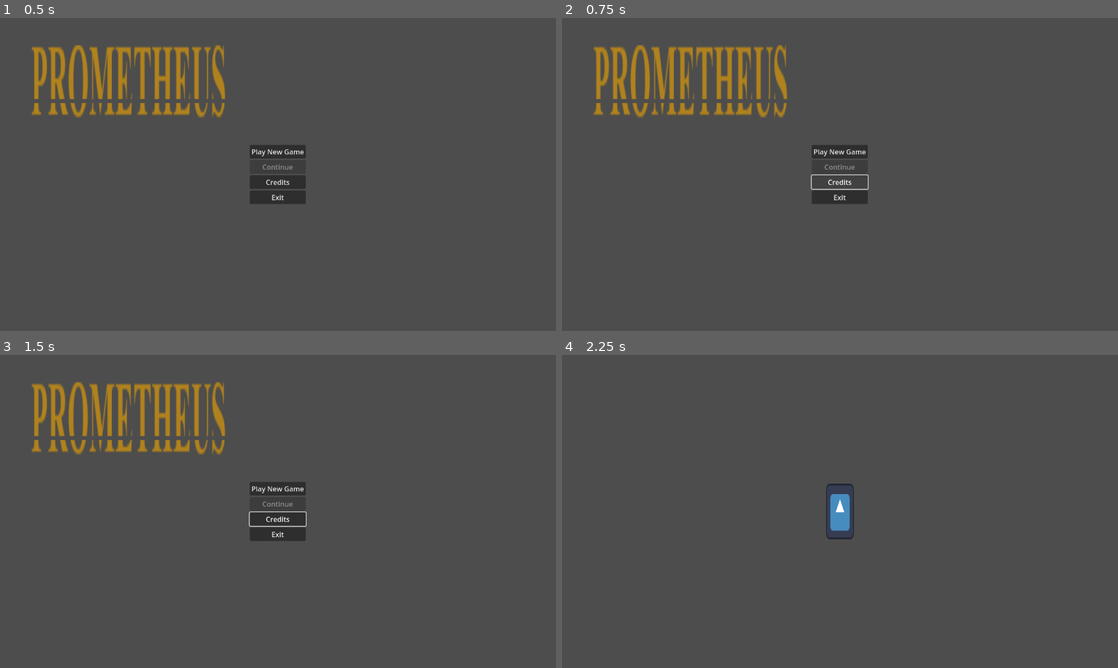
Above: before the commit, frames 1-4 (two rows, left to right).
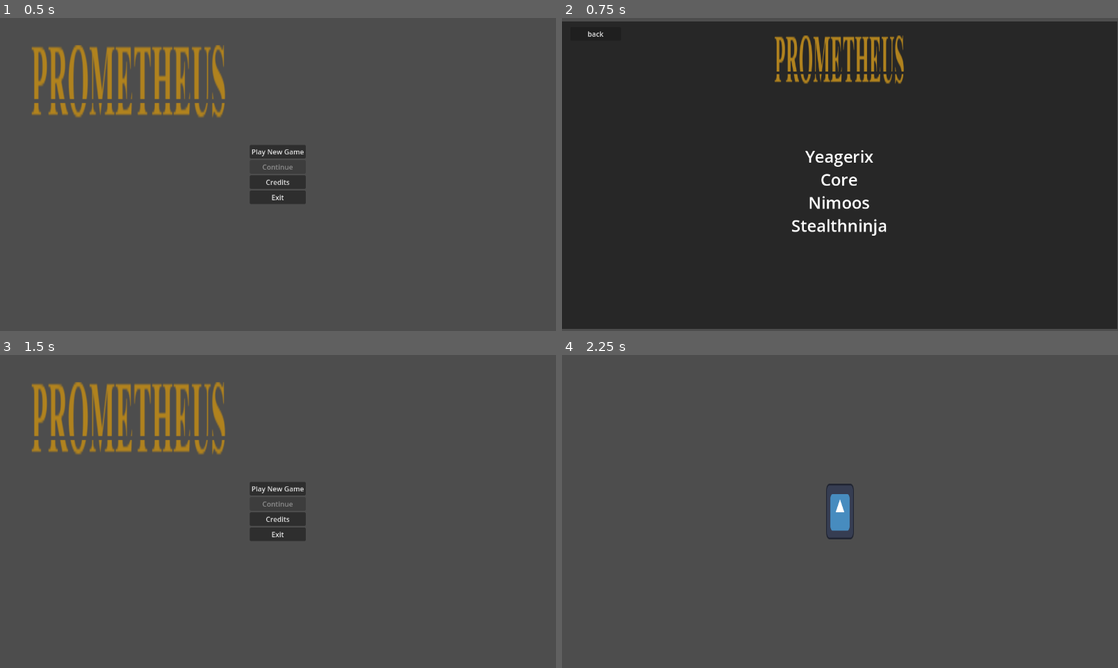
Above: after the commit, the same moments.

Repository: BurntToaster-Pirate15/Project-Prometheus
Game: Godot game, scene res://scenes/main_menu.tscn
Two runs of this game, one before a commit and one after it. Both use one fixed random seed, a clock stepped at 60 frames per second and the inputs below. The engine's default icon, where the game draws it, is replaced by a stand-in: a white triangle on a blue panel in a dark square.
Inputs (mouse positions are in pixels of both pictures, inside the frame that each line leads up to):
- Up to frame 1 (0.5 s): no input
- Up to frame 2 (0.75 s): click "Credits" at 0.5 s
- Up to frame 3 (1.5 s): click (33, 370) at 1.25 s, where only the run after the commit has a clickable "back"
- Up to frame 4 (2.25 s): click "Play New Game" at 2 s

Frame 1 is identical in both runs. In frame 2, 97% of the frame differs, in the area x 0-100%, y 1-100%; in frame 3, less than 0.1%; in frame 4, nothing differs.

Commit message:
feat: add credits scene as well as connect most of the buttons

Diff:
--- /dev/null
+++ b/scenes/credits.tscn
@@ -0,0 +1,55 @@
+[gd_scene load_steps=3 format=3 uid="uid://cpusw3vu0gaff"]
+
+[ext_resource type="Script" path="res://scripts/credits.gd" id="1_i8sr0"]
+[ext_resource type="Texture2D" uid="uid://djk30lspbnl40" path="res://assets/pTitle.png" id="2_juwsf"]
+
+[node name="Credits" type="Control"]
+layout_mode = 3
+anchors_preset = 15
+anchor_right = 1.0
+anchor_bottom = 1.0
+grow_horizontal = 2
+grow_vertical = 2
+script = ExtResource("1_i8sr0")
+
+[node name="ColorRect" type="ColorRect" parent="."]
+layout_mode = 2
+offset_left = -4.0
+offset_top = 8.0
+offset_right = 1278.0
+offset_bottom = 715.0
+color = Color(0.154876, 0.154876, 0.154876, 1)
+
+[node name="PTitle" type="Sprite2D" parent="."]
+position = Vector2(640, 100)
+texture = ExtResource("2_juwsf")
+
+[node name="RichTextLabel" type="RichTextLabel" parent="."]
+layout_mode = 1
+anchors_preset = -1
+anchor_top = 0.497
+anchor_right = 1.0
+anchor_bottom = 1.0
+offset_left = 7.0
+offset_top = -118.84
+offset_right = -10.0
+offset_bottom = -7.0
+grow_horizontal = 2
+grow_vertical = 2
+theme_override_font_sizes/normal_font_size = 38
+bbcode_enabled = true
+text = "
+[center]Yeagerix[/center]
+[center]Core[/center]
+[center]Nimoos[/center]
+[center]Stealthninja[/center]"
+
+[node name="Button" type="Button" parent="."]
+layout_mode = 0
+offset_left = 19.0
+offset_top = 21.0
+offset_right = 136.0
+offset_bottom = 52.0
+text = "back"
+
+[connection signal="pressed" from="Button" to="." method="_on_button_pressed"]
--- a/scenes/main_menu.tscn
+++ b/scenes/main_menu.tscn
@@ -48,4 +48,5 @@
 text = "Exit"
 
 [connection signal="pressed" from="HSplitContainer/VBoxContainer/ButtonPlayNew" to="." method="_on_button_play_new_pressed"]
+[connection signal="pressed" from="HSplitContainer/VBoxContainer/ButtonCredits" to="." method="_on_button_credits_pressed"]
 [connection signal="pressed" from="HSplitContainer/VBoxContainer/ButtonExit" to="." method="_on_button_exit_pressed"]
--- /dev/null
+++ b/scripts/credits.gd
@@ -0,0 +1,7 @@
+extends Control
+
+
+
+
+func _on_button_pressed():
+	get_tree().change_scene_to_file("res://scenes/main_menu.tscn")
--- a/scripts/menu.gd
+++ b/scripts/menu.gd
@@ -6,5 +6,8 @@
 	get_tree().change_scene_to_file("res://scenes/game.tscn")
 
 
+func _on_button_credits_pressed():
+	get_tree().change_scene_to_file("res://scenes/credits.tscn")
+
 func _on_button_exit_pressed():
 	get_tree().quit()
